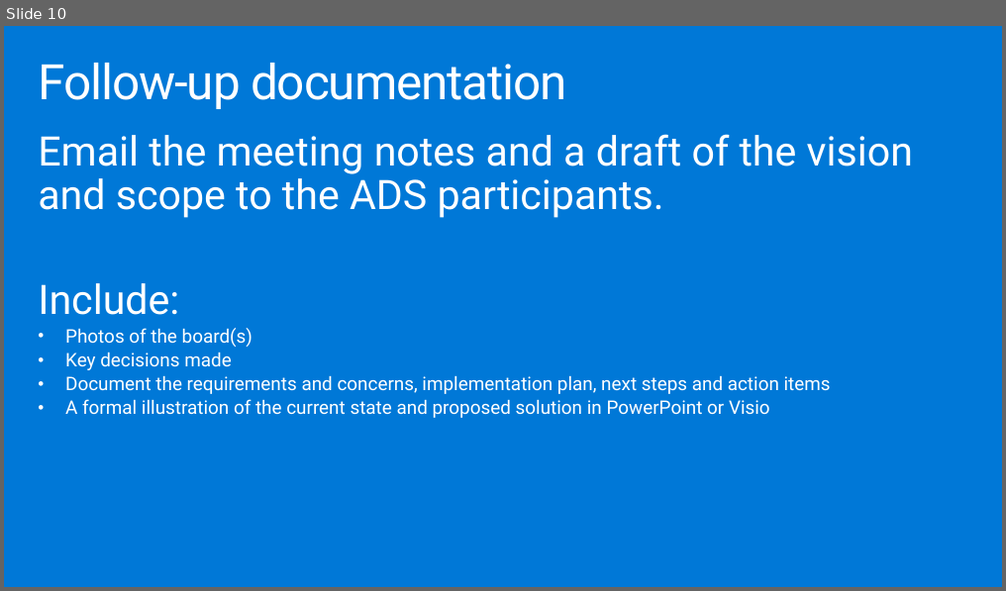
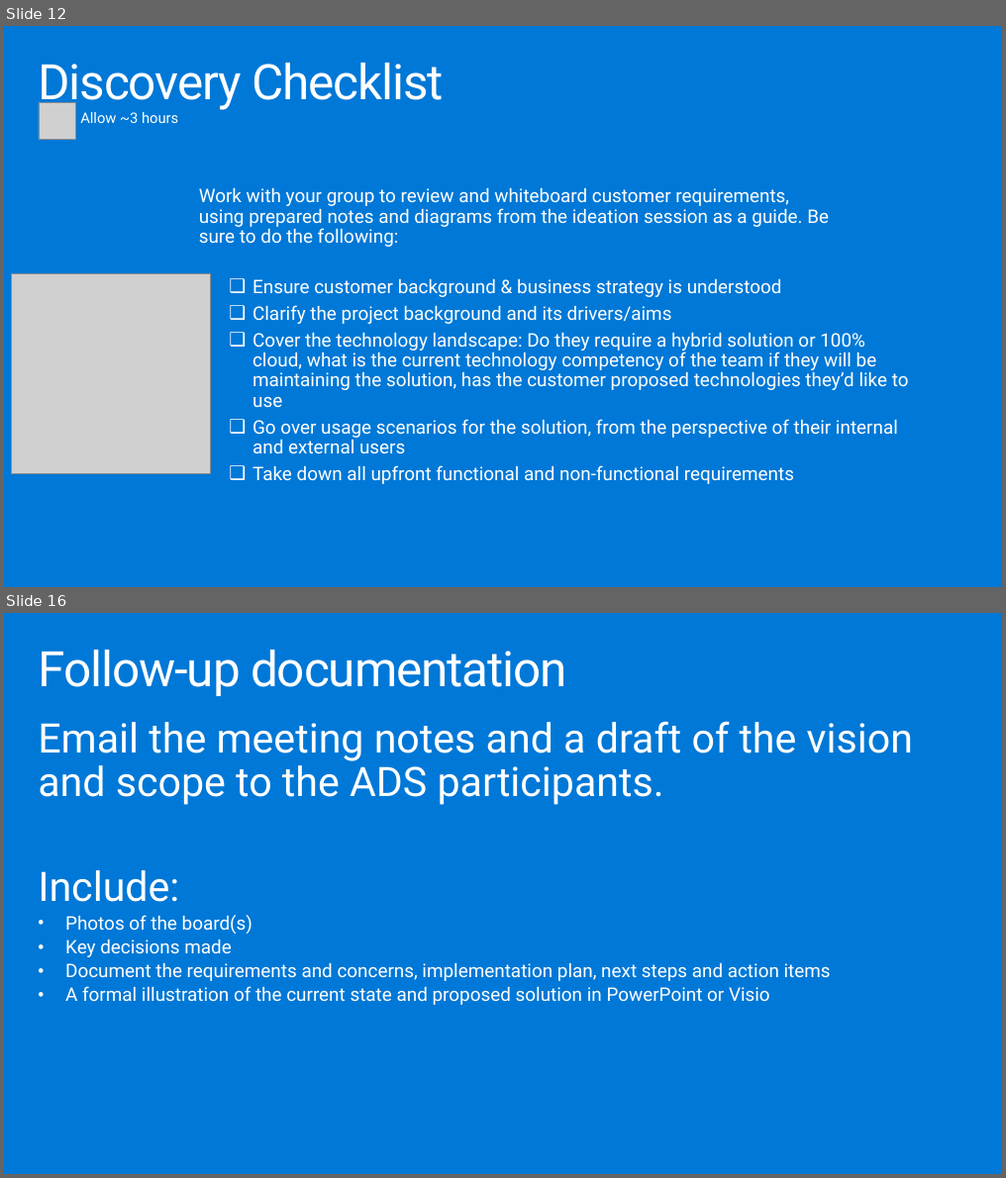
Before and after one commit to solliancenet/ica-wbs, a slide deck: Financial service modernization workshop/mastering-the-ads-deck.pptx. Shown one above the other, each under a label of ours: slide 10 before the commit, slides 12 and 16 after it; the slides between them are not shown. The pictures are 1006x591 and 1006x1178 pixels, drawn with LibreOffice and Linux fonts; fonts in the diff are those of the drawing; grey boxes stand for pictures. Boxes give left, top, right and bottom in pixels: in the first picture for what was removed or moved away, otherwise in the second. Text is boxed around its words. In the diff, an @@ line names an element or a change of style, - is before the commit and + after.

```diff
--- a/Financial service modernization workshop/mastering-the-ads-deck.pptx
+++ b/Financial service modernization workshop/mastering-the-ads-deck.pptx
@@ slide 12 added at (4,26,1002,587), background #0078D7 @@
@@ title added at (38,63,444,110), 47 pt, text #FFFFFF @@
+Discovery Checklist
@@ picture added at (39,102,75,139) @@
@@ text added at (80,112,178,123), 14 pt, text #FFFFFF @@
+Allow ~3 hours
@@ text added at (199,187,829,247), 18 pt, text #FFFFFF @@
+Work with your group to review and whiteboard customer requirements, using prepared notes and diagrams from the ideation session as a guide. Be sure to do the following:
@@ picture added at (11,274,211,473) @@
@@ text added at (252,278,909,484), 18 pt, text #FFFFFF @@
+❑ Ensure customer background & business strategy is understood
+❑ Clarify the project background and its drivers/aims
+❑ Cover the technology landscape: Do they require a hybrid solution or 100% cloud, what is the current technology competency of the team if they will be maintaining the solution, has the customer proposed technologies they’d like to use
+❑ Go over usage scenarios for the solution, from the perspective of their internal and external users
+❑ Take down all upfront functional and non-functional requirements
@@ what was slide 10 is now slide 16 @@
```
Also in this commit, not shown: 1 slide changed, 11 other slides added.
